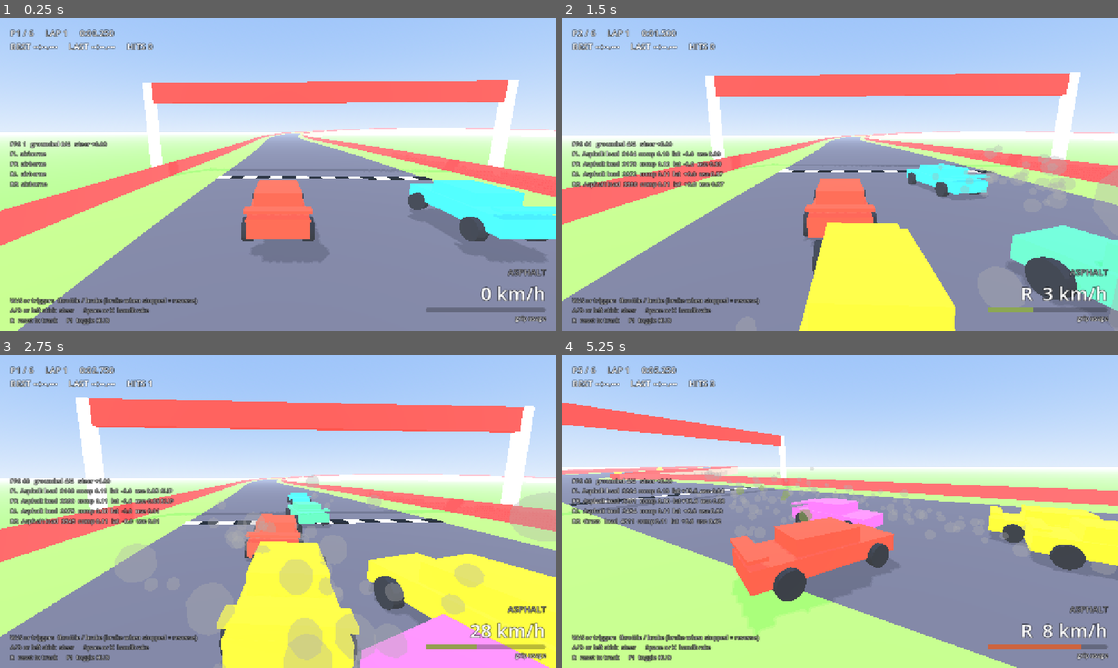
Above: before the commit, frames 1-4 (two rows, left to right).
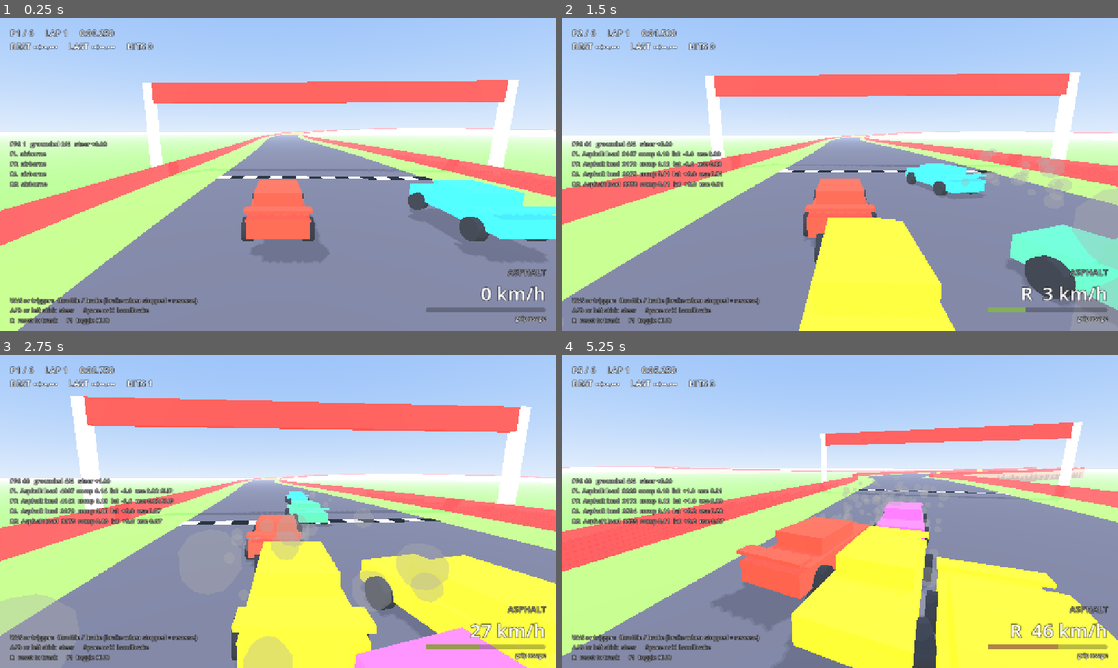
Above: after the commit, the same moments.

Repository: dylantoporek/the-crucible-race
Game: Godot game, scene res://scenes/main.tscn
Two runs of this game, one before a commit and one after it. Both use one fixed random seed, a clock stepped at 60 frames per second and the inputs below.
Inputs:
- Up to frame 1 (0.25 s): no input
- Up to frame 2 (1.5 s): hold D (steer_right) 0.53-1.28 s; hold S (brake) from 1.28 s (still down)
- Up to frame 3 (2.75 s): release S (brake) at 2.03 s; hold D (steer_right) from 2.03 s (still down)
- Up to frame 4 (5.25 s): release D (steer_right) at 2.78 s; hold W (accelerate) 2.78-3.53 s; hold A (steer_left) 3.53-5.03 s; hold S (brake) from 5.03 s (still down)

The runs differ from the first frame. In frame 1, less than 0.1% of the frame differs, in the area x 50-54%, y 36-38%; in frame 2, 2.3%; in frame 3, 14%; in frame 4, 52%, in the area x 0-100%, y 15-100%.

Commit message:
Blend surface transitions and tighten asphalt handling
Surface transitions:
- Each change of surface now happens through a 36 m zone of six bands whose
  grip, drag, bumpiness and colour interpolate between the two terrains.
  Blended SurfaceTypes are created on demand by Surfaces.blend() and tagged
  onto the road pieces like any other surface.
- Boundaries slide up to 60 m to the straightest nearby stretch of road, so
  the change is not stacked on a corner.
- Per-wheel surface parameters are low-pass filtered (0.15 s) in the car so
  any remaining step, including the grass edge, fades in.
- White lines mark the start and end of each blend zone.

Handling:
- Peak slip angle 9 -> 6.5 degrees and a gentler post-peak falloff, so the
  car bites sooner and does not snap into a slide.
- Friction ellipse now serves lateral grip first; drive and brake get what
  is left (with a floor for wheelspin), so throttle no longer pushes the
  car wide or spins it. Full-throttle cornering from 60 km/h went from a
  spin at 14 km/h to a held 81 km/h line.
- Mild yaw damping while grounded settles the tail.
- Quicker steering rate and slightly more authority at speed.
- Base tyre grip 1.05 -> 1.25 on asphalt; dirt, sand, ice, snow and grass
  grip factors lowered so their absolute grip is unchanged.

Co-Authored-By: Claude Fable 5.1 <noreply@anthropic.com>
Claude-Session: https://claude.ai/code/session_01QUP9UcYASvbeFEYPhEwjAT

Diff:
--- a/scripts/car/car_wheel.gd
+++ b/scripts/car/car_wheel.gd
@@ -21,6 +21,12 @@
 var contact_normal := Vector3.UP
 var load := 0.0
 var surface: SurfaceType
+# Surface parameters low-pass filtered by the car so a change of terrain fades in over
+# a fraction of a second instead of snapping between physics ticks.
+var grip_eff := 1.0
+var lateral_grip_eff := 1.0
+var rolling_resistance_eff := 0.012
+var sink_eff := 0.0
 var steer_angle := 0.0
 var slip_lateral := 0.0        # m/s sideways at the contact patch
 var slip_ratio := 0.0          # 0..1+ how hard the tyre is being asked vs what it can give
@@ -37,6 +43,21 @@
 	return suspension_rest + radius
 
 
+## Move the effective surface parameters toward `target` with time constant `tau` seconds.
+func blend_surface(target: SurfaceType, delta: float, tau: float) -> void:
+	if surface == null or tau <= 0.0:
+		grip_eff = target.grip
+		lateral_grip_eff = target.lateral_grip
+		rolling_resistance_eff = target.rolling_resistance
+		sink_eff = target.sink
+		return
+	var k := 1.0 - exp(-delta / tau)
+	grip_eff = lerpf(grip_eff, target.grip, k)
+	lateral_grip_eff = lerpf(lateral_grip_eff, target.lateral_grip, k)
+	rolling_resistance_eff = lerpf(rolling_resistance_eff, target.rolling_resistance, k)
+	sink_eff = lerpf(sink_eff, target.sink, k)
+
+
 func update_visual(delta: float) -> void:
 	var extension := (hit_distance - radius) if grounded else suspension_rest
 	visual.position = Vector3(0.0, -extension, 0.0)
--- a/scripts/car/raycast_car.gd
+++ b/scripts/car/raycast_car.gd
@@ -24,17 +24,21 @@
 
 @export_group("Steering")
 @export var max_steer_deg := 32.0
-@export var steer_speed := 5.0              ## How fast the wheels turn toward the input (1/s)
-@export var steer_return_speed := 8.0
-@export var high_speed_steer_scale := 0.35  ## Steering authority left at top speed
+@export var steer_speed := 6.5              ## How fast the wheels turn toward the input (1/s)
+@export var steer_return_speed := 10.0
+@export var high_speed_steer_scale := 0.4   ## Steering authority left at top speed
 
 @export_group("Tyres")
-@export var tyre_grip := 1.05               ## Base friction coefficient on asphalt
-@export var peak_slip_angle_deg := 9.0      ## Slip angle at peak lateral grip
+@export var tyre_grip := 1.25               ## Base friction coefficient on asphalt
+@export var peak_slip_angle_deg := 6.5      ## Slip angle at peak lateral grip
+@export var longitudinal_grip := 1.2        ## Drive/brake friction relative to lateral friction
+@export var min_drive_fraction := 0.25      ## Drive/brake capacity kept while sliding sideways
+@export var surface_blend_time := 0.15      ## Seconds for a terrain change to fade in per wheel
 @export var sink_drag := 55.0               ## N per (m/s) per wheel on a surface with sink = 1
 
 @export_group("Chassis")
 @export var anti_roll := 9000.0             ## N per metre of compression difference per axle
+@export var yaw_damping := 3000.0           ## N*m per rad/s of yaw rate while grounded; settles the tail
 @export var drag_coefficient := 2.0         ## N per (m/s)^2
 @export var downforce := 1.2                ## N per (m/s)^2
 @export var air_stabilize_torque := 2500.0  ## Self-righting torque when airborne
@@ -112,6 +116,7 @@
 
 	_apply_anti_roll(up)
 	_apply_aero(up, speed_abs)
+	_apply_yaw_damping(up)
 	_pick_dominant_surface(surface_votes)
 
 	if grounded_wheels == 0:
@@ -182,6 +187,7 @@
 	w.load = load
 	w.contact_point = hit_pos
 	w.contact_normal = normal
+	w.blend_surface(surface, delta, surface_blend_time)
 	w.surface = surface
 	apply_force(up * load, origin - global_position)
 
@@ -195,12 +201,12 @@
 	var vel := linear_velocity + angular_velocity.cross(hub - com)
 	var v_fwd := vel.dot(fwd)
 	var v_lat := vel.dot(right)
-	var max_friction := tyre_grip * surface.grip * load
+	var max_friction := tyre_grip * w.grip_eff * load
 	var wheel_mass := mass / float(wheels.size())
 
 	# --- Lateral: slip-angle curve, never overshooting what stops the slide this tick ---
 	var slip_angle := atan2(v_lat, absf(v_fwd) + 0.6)
-	var lat_grip := surface.lateral_grip
+	var lat_grip := w.lateral_grip_eff
 	if input_handbrake and not w.is_steer:
 		lat_grip *= handbrake_lateral_grip
 	var f_lat := -tyre_curve(slip_angle / _peak_slip_angle) * max_friction * lat_grip
@@ -214,21 +220,28 @@
 	var brake := (0.0 if reversing else input_brake) * max_brake_force / float(wheels.size())
 	if input_handbrake and not w.is_steer:
 		brake += handbrake_force * 0.5
-	brake += surface.rolling_resistance * load
+	brake += w.rolling_resistance_eff * load
 	var brake_stop := absf(v_fwd) * wheel_mass / delta
 	f_long += -signf(v_fwd) * minf(brake, brake_stop)
-	f_long += -v_fwd * surface.sink * sink_drag
-
-	# --- Friction circle ---
+	f_long += -v_fwd * w.sink_eff * sink_drag
+
+	# --- Friction ellipse, lateral first ---
+	# Sideways grip is served before drive/brake so throttle does not push the car wide.
+	# Whatever the tyre has left goes to longitudinal force, with a floor so a sliding
+	# wheel can still spin up or lock.
 	var f := Vector2(f_long, f_lat)
-	var demand := f.length()
-	w.slip_ratio = demand / maxf(max_friction, 1.0)
+	w.slip_ratio = f.length() / maxf(max_friction, 1.0)
 	w.slipping = false
 	if max_friction <= 0.0:
 		f = Vector2.ZERO
-	elif demand > max_friction:
-		f = f / demand * max_friction
-		w.slipping = true
+	else:
+		f.y = clampf(f.y, -max_friction, max_friction)
+		var lat_frac := absf(f.y) / max_friction
+		var remaining := sqrt(maxf(1.0 - lat_frac * lat_frac, 0.0))
+		var long_limit := max_friction * longitudinal_grip * maxf(remaining, min_drive_fraction)
+		if absf(f.x) > long_limit:
+			f.x = signf(f.x) * long_limit
+			w.slipping = true
 	if absf(slip_angle) > _peak_slip_angle * 1.3 and speed_abs > 3.0:
 		w.slipping = true
 	w.slip_lateral = v_lat
@@ -246,14 +259,14 @@
 
 
 ## Normalised slip -> normalised force. Rises smoothly to 1.0 at s = 1 (peak grip),
-## then eases toward 0.75 for sliding. Odd function so sign is preserved.
+## then eases toward 0.82 for sliding. Odd function so sign is preserved.
 static func tyre_curve(s: float) -> float:
 	var a := absf(s)
 	var y: float
 	if a < 1.0:
 		y = a * (2.0 - a)
 	else:
-		y = lerpf(1.0, 0.75, clampf((a - 1.0) * 0.5, 0.0, 1.0))
+		y = lerpf(1.0, 0.82, clampf((a - 1.0) * 0.5, 0.0, 1.0))
 	return y * signf(s)
 
 
@@ -279,6 +292,14 @@
 			apply_force(-up * force, r.global_position - global_position)
 
 
+func _apply_yaw_damping(up: Vector3) -> void:
+	if grounded_wheels == 0:
+		return
+	var grip := current_surface.grip if current_surface != null else 1.0
+	var yaw_rate := angular_velocity.dot(up)
+	apply_torque(-up * yaw_rate * yaw_damping * grip * (float(grounded_wheels) / float(wheels.size())))
+
+
 func _apply_aero(up: Vector3, speed_abs: float) -> void:
 	apply_central_force(-linear_velocity * linear_velocity.length() * drag_coefficient)
 	if grounded_wheels > 0:
--- a/scripts/surfaces/surface_library.gd
+++ b/scripts/surfaces/surface_library.gd
@@ -9,18 +9,19 @@
 
 func _init() -> void:
 	# id, name, colour, grip, lateral grip, rolling resistance, sink, bumpiness, dust colour, dust speed
+	# Grip is relative to asphalt = 1.0; the car's tyre_grip sets the absolute friction on asphalt.
 	_register(SurfaceType.new(&"asphalt", "Asphalt", Color(0.23, 0.23, 0.27),
 			1.00, 1.00, 0.012, 0.00, 0.000, Color(0.55, 0.55, 0.55, 0.35), -1.0))
 	_register(SurfaceType.new(&"dirt", "Dirt", Color(0.46, 0.31, 0.17),
-			0.72, 0.82, 0.030, 0.06, 0.018, Color(0.55, 0.40, 0.22, 0.65), 12.0))
+			0.60, 0.80, 0.030, 0.06, 0.018, Color(0.55, 0.40, 0.22, 0.65), 12.0))
 	_register(SurfaceType.new(&"sand", "Sand", Color(0.86, 0.74, 0.47),
-			0.60, 0.72, 0.070, 0.28, 0.010, Color(0.90, 0.80, 0.55, 0.70), 6.0))
+			0.50, 0.70, 0.070, 0.28, 0.010, Color(0.90, 0.80, 0.55, 0.70), 6.0))
 	_register(SurfaceType.new(&"ice", "Ice", Color(0.70, 0.86, 0.97),
-			0.22, 0.65, 0.006, 0.00, 0.000, Color(0.85, 0.93, 1.00, 0.35), -1.0))
+			0.19, 0.65, 0.006, 0.00, 0.000, Color(0.85, 0.93, 1.00, 0.35), -1.0))
 	_register(SurfaceType.new(&"snow", "Snow", Color(0.94, 0.95, 0.97),
-			0.45, 0.75, 0.060, 0.22, 0.012, Color(1.00, 1.00, 1.00, 0.75), 6.0))
+			0.38, 0.75, 0.060, 0.22, 0.012, Color(1.00, 1.00, 1.00, 0.75), 6.0))
 	_register(SurfaceType.new(&"grass", "Grass", Color(0.34, 0.56, 0.23),
-			0.62, 0.70, 0.060, 0.14, 0.030, Color(0.45, 0.55, 0.25, 0.55), 10.0))
+			0.52, 0.70, 0.060, 0.14, 0.030, Color(0.45, 0.55, 0.25, 0.55), 10.0))
 	default_surface = _types[&"asphalt"]
 
 
@@ -41,3 +42,26 @@
 
 func all_types() -> Array:
 	return _types.values()
+
+
+## An interpolated surface between two others (t = 0 is `a`, t = 1 is `b`), registered under
+## a derived id so track geometry can be tagged with it like any other surface. Used for the
+## transition bands the track builder lays down where one terrain becomes another.
+func blend(a: SurfaceType, b: SurfaceType, t: float) -> SurfaceType:
+	t = clampf(t, 0.0, 1.0)
+	var key := StringName("%s>%s:%d" % [a.id, b.id, int(round(t * 100.0))])
+	if _types.has(key):
+		return _types[key]
+	var mixed := SurfaceType.new(
+		key,
+		"%s > %s" % [a.display_name, b.display_name],
+		a.color.lerp(b.color, t),
+		lerpf(a.grip, b.grip, t),
+		lerpf(a.lateral_grip, b.lateral_grip, t),
+		lerpf(a.rolling_resistance, b.rolling_resistance, t),
+		lerpf(a.sink, b.sink, t),
+		lerpf(a.bumpiness, b.bumpiness, t),
+		a.dust_color.lerp(b.dust_color, t),
+		b.dust_speed if t >= 0.5 else a.dust_speed)
+	_register(mixed)
+	return mixed
--- a/scripts/track/test_track.gd
+++ b/scripts/track/test_track.gd
@@ -49,11 +49,18 @@
 @export var wall_height := 1.1
 @export var sample_step := 3.0
 @export var crate_count := 28
+## Length of the blend zone where one surface fades into the next (metres).
+@export var transition_length := 36.0
+## Number of discrete grip bands inside a blend zone.
+@export var transition_bands := 6
+## How far (metres) a surface boundary may move to land on the straightest nearby road.
+@export var transition_search := 60.0
 
 var curve := Curve3D.new()
 var length := 0.0
 var _frames: Array[Dictionary] = []   # pos, tangent, right, up, offset
-var _segments: Array = []             # [start_offset, end_offset, SurfaceType]
+var _segments: Array = []             # [start_offset, end_offset, SurfaceType], blend bands included
+var _boundaries: Array[float] = []    # centre offset of each surface change
 
 
 func _ready() -> void:
@@ -106,14 +113,64 @@
 
 
 func _plan_segments() -> void:
-	_segments.clear()
+	# 1. Raw boundaries from the plan.
+	var types: Array[SurfaceType] = []
+	var bounds: Array[float] = []
 	var start := 0.0
 	for entry in SEGMENT_PLAN:
 		if start >= length:
 			break
 		var end := minf(start + float(entry[1]), length)
-		_segments.append([start, end, Surfaces.get_type(entry[0])])
+		types.append(Surfaces.get_type(entry[0]))
+		if end < length:
+			bounds.append(end)
 		start = end
+
+	# 2. Slide each boundary onto the straightest road nearby, keeping them in order.
+	var min_gap := transition_length + 20.0
+	for i in bounds.size():
+		bounds[i] = _straightest_offset_near(bounds[i], transition_search)
+		var floor_off := (bounds[i - 1] + min_gap) if i > 0 else min_gap
+		bounds[i] = clampf(bounds[i], floor_off, length - min_gap)
+	_boundaries = bounds
+
+	# 3. Emit road pieces: plain segments with a band of blended surfaces around each boundary.
+	_segments.clear()
+	var cursor := 0.0
+	var band_len := transition_length / float(transition_bands)
+	for i in bounds.size():
+		var a := types[i]
+		var b := types[i + 1]
+		var zone_start := bounds[i] - transition_length * 0.5
+		_segments.append([cursor, zone_start, a])
+		for k in transition_bands:
+			var t := (float(k) + 0.5) / float(transition_bands)
+			_segments.append([zone_start + k * band_len, zone_start + (k + 1) * band_len, Surfaces.blend(a, b, t)])
+		cursor = zone_start + transition_length
+	_segments.append([cursor, length, types[bounds.size()]])
+
+
+## Offset within +/- radius of `center` whose surrounding blend zone bends the least.
+func _straightest_offset_near(center: float, radius: float) -> float:
+	var half := transition_length * 0.5 + 12.0
+	var best := center
+	var best_score := INF
+	var o := center - radius
+	while o <= center + radius:
+		var score := absf(o - center) * 0.0005   # slight preference for staying put
+		var p := o - half
+		var prev_t: Vector3 = frame_at(p).tangent
+		p += 6.0
+		while p <= o + half:
+			var t: Vector3 = frame_at(p).tangent
+			score += prev_t.angle_to(t)
+			prev_t = t
+			p += 6.0
+		if score < best_score:
+			best_score = score
+			best = o
+		o += 3.0
+	return best
 
 
 # ---------------------------------------------------------------- queries
@@ -227,19 +284,19 @@
 		var surface: SurfaceType = seg[2]
 		_make_body(st.commit(), surface.color, surface.id, "Road_%d_%s" % [seg_index, surface.id])
 		seg_index += 1
-		# Painted stripe at the start of each new surface so the change is readable.
-		_build_boundary_stripe(seg[0], surface)
-
-
-func _build_boundary_stripe(offset: float, surface: SurfaceType) -> void:
-	if offset <= 0.0:
-		return
+	# Thin stripes mark where each blend zone begins and ends so the change is readable.
+	for b in _boundaries:
+		_build_boundary_stripe(b - transition_length * 0.5)
+		_build_boundary_stripe(b + transition_length * 0.5)
+
+
+func _build_boundary_stripe(offset: float) -> void:
 	var f := frame_at(offset)
 	var mi := MeshInstance3D.new()
 	var box := BoxMesh.new()
-	box.size = Vector3(road_half_width * 2.0, 0.04, 1.2)
+	box.size = Vector3(road_half_width * 2.0, 0.04, 0.6)
 	mi.mesh = box
-	mi.material_override = ToonMaterial.make(surface.color.lightened(0.35), 2.0, 0.7, 0.0)
+	mi.material_override = ToonMaterial.make(Color(0.95, 0.95, 0.92), 2.0, 0.7, 0.0)
 	mi.transform = Transform3D(Basis.looking_at(f.tangent, Vector3.UP), f.pos + f.up * 0.03)
 	add_child(mi)
 
Not shown, changed: README.md
